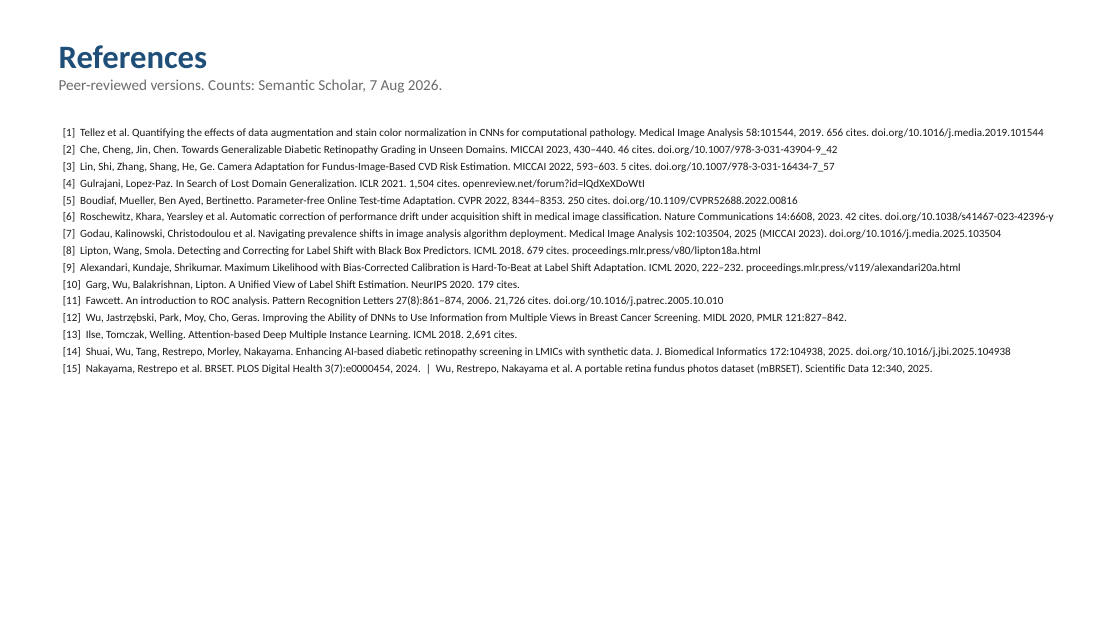
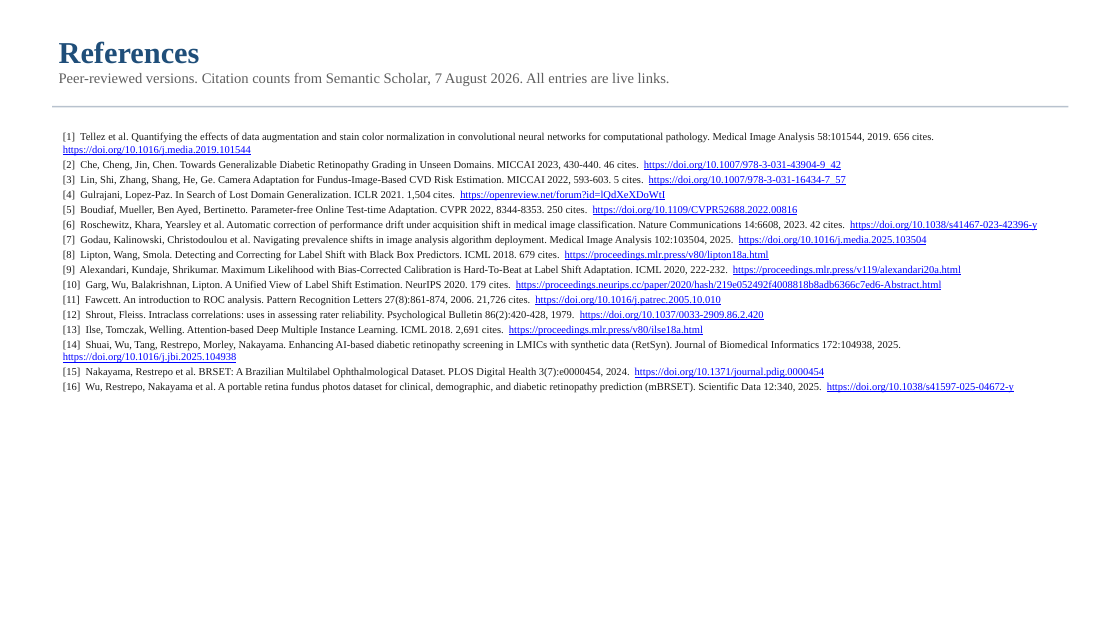
Before and after one commit to Sahith59/brset-convnextv2, a slide deck: slide 9 of presentation/BRSET_Part2_LiteratureReview.pptx (slide 6 before the commit). Drawn at 1120x630 pixels with LibreOffice and Linux fonts; fonts in the diff are those of the drawing. Boxes give left, top, right and bottom in pixels: in the first picture for what was removed or moved away, otherwise in the second. Text is boxed around its words. In the diff, an @@ line names an element or a change of style, - is before the commit and + after.

Commit message:
add the Part 2 running deck and a two-page literature review
BRSET_to_mBRSET_Part2.pptx is the live working deck for the cross-device
problem: the problem, the measured starting line, the gap decomposition, the
literature table with live links, and a seven-step plan. Slides are added as
results land.

The literature review was cut from 2,923 words to 1,019 so it can be read in
five minutes. Monochrome Times New Roman throughout, since coloured headings
and blue links read as decoration rather than content. Everything that was not
a decision, a number, or a citation is gone.

Its substance is the negative result. Three of the four approaches worth
trying are published failures in this exact setting: adversarial adaptation
collapses on real tabletop-to-portable fundus data (MICCAI 2022), domain
generalization does not reliably beat plain training (ICLR 2021), and
test-time adaptation loses up to 66 points under prior shift (CVPR 2022).
Degradation augmentation is the only survivor with peer-reviewed evidence.

The three closest competitors are named rather than omitted: Joseph et al.
(BMJ Open Ophthalmology 2025) adapts across cameras but in the opposite
direction and never treats the cutoff; Roschewitz et al. (MICCAI 2025)
identifies which shift occurred but does not price it; Park et al. (ICCV 2023)
handles joint covariate and label shift but only for single-label softmax.

deck_common.py factors the shared typography out of both build scripts.

```diff
--- a/presentation/BRSET_Part2_LiteratureReview.pptx
+++ b/presentation/BRSET_Part2_LiteratureReview.pptx
@@ text at [59,41,200,64]: size 28 to 26 pt, font Calibri to Times New Roman in "References" @@
@@ text at [59,73,670,86]: text changed; size 13 to 12.5 pt; font Calibri to Times New Roman; text colour #6B6B6B to #5F5F5F @@
-Peer-reviewed versions. Counts: Semantic Scholar, 7 Aug 2026.
+Peer-reviewed versions. Citation counts from Semantic Scholar, 7 August 2026. All entries are live links.
@@ rectangle added at [52,106,1069,108], fill #B8C2CE @@
@@ text at [63,132,1037,393]: text changed; size 9.5 to 9 pt; font Calibri to Times New Roman @@
-[1] Tellez et al. Quantifying the effects of data augmentation and stain color normalization in CNNs for computational pathology. Medical Image Analysis 58:101544, 2019. 656 cites. doi.org/10.1016/j.media.2019.101544
-[2] Che, Cheng, Jin, Chen. Towards Generalizable Diabetic Retinopathy Grading in Unseen Domains. MICCAI 2023, 430–440. 46 cites. doi.org/10.1007/978-3-031-43904-9_42
-[3] Lin, Shi, Zhang, Shang, He, Ge. Camera Adaptation for Fundus-Image-Based CVD Risk Estimation. MICCAI 2022, 593–603. 5 cites. doi.org/10.1007/978-3-031-16434-7_57
-[4] Gulrajani, Lopez-Paz. In Search of Lost Domain Generalization. ICLR 2021. 1,504 cites. openreview.net/forum?id=lQdXeXDoWtI
-[5] Boudiaf, Mueller, Ben Ayed, Bertinetto. Parameter-free Online Test-time Adaptation. CVPR 2022, 8344–8353. 250 cites. doi.org/10.1109/CVPR52688.2022.00816
-[6] Roschewitz, Khara, Yearsley et al. Automatic correction of performance drift under acquisition shift in medical image classification. Nature Communications 14:6608, 2023. 42 cites. doi.org/10.1038/s41467-023-42396-y
-[7] Godau, Kalinowski, Christodoulou et al. Navigating prevalence shifts in image analysis algorithm deployment. Medical Image Analysis 102:103504, 2025 (MICCAI 2023). doi.org/10.1016/j.media.2025.103504
-[8] Lipton, Wang, Smola. Detecting and Correcting for Label Shift with Black Box Predictors. ICML 2018. 679 cites. proceedings.mlr.press/v80/lipton18a.html
-[9] Alexandari, Kundaje, Shrikumar. Maximum Likelihood with Bias-Corrected Calibration is Hard-To-Beat at Label Shift Adaptation. ICML 2020, 222–232. proceedings.mlr.press/v119/alexandari20a.html
-[10] Garg, Wu, Balakrishnan, Lipton. A Unified View of Label Shift Estimation. NeurIPS 2020. 179 cites.
-[11] Fawcett. An introduction to ROC analysis. Pattern Recognition Letters 27(8):861–874, 2006. 21,726 cites. doi.org/10.1016/j.patrec.2005.10.010
-[12] Wu, Jastrzębski, Park, Moy, Cho, Geras. Improving the Ability of DNNs to Use Information from Multiple Views in Breast Cancer Screening. MIDL 2020, PMLR 121:827–842.
-[13] Ilse, Tomczak, Welling. Attention-based Deep Multiple Instance Learning. ICML 2018. 2,691 cites.
-[14] Shuai, Wu, Tang, Restrepo, Morley, Nakayama. Enhancing AI-based diabetic retinopathy screening in LMICs with synthetic data. J. Biomedical Informatics 172:104938, 2025. doi.org/10.1016/j.jbi.2025.104938
-[15] Nakayama, Restrepo et al. BRSET. PLOS Digital Health 3(7):e0000454, 2024. | Wu, Restrepo, Nakayama et al. A portable retina fundus photos dataset (mBRSET). Scientific Data 12:340, 2025.
+[1] Tellez et al. Quantifying the effects of data augmentation and stain color normalization in convolutional neural networks for computational pathology. Medical Image Analysis 58:101544, 2019. 656 cites. https://doi.org/10.1016/j.media.2019.101544
+[2] Che, Cheng, Jin, Chen. Towards Generalizable Diabetic Retinopathy Grading in Unseen Domains. MICCAI 2023, 430-440. 46 cites. https://doi.org/10.1007/978-3-031-43904-9_42
+[3] Lin, Shi, Zhang, Shang, He, Ge. Camera Adaptation for Fundus-Image-Based CVD Risk Estimation. MICCAI 2022, 593-603. 5 cites. https://doi.org/10.1007/978-3-031-16434-7_57
+[4] Gulrajani, Lopez-Paz. In Search of Lost Domain Generalization. ICLR 2021. 1,504 cites. https://openreview.net/forum?id=lQdXeXDoWtI
+[5] Boudiaf, Mueller, Ben Ayed, Bertinetto. Parameter-free Online Test-time Adaptation. CVPR 2022, 8344-8353. 250 cites. https://doi.org/10.1109/CVPR52688.2022.00816
+[6] Roschewitz, Khara, Yearsley et al. Automatic correction of performance drift under acquisition shift in medical image classification. Nature Communications 14:6608, 2023. 42 cites. https://doi.org/10.1038/s41467-023-42396-y
+[7] Godau, Kalinowski, Christodoulou et al. Navigating prevalence shifts in image analysis algorithm deployment. Medical Image Analysis 102:103504, 2025. https://doi.org/10.1016/j.media.2025.103504
+[8] Lipton, Wang, Smola. Detecting and Correcting for Label Shift with Black Box Predictors. ICML 2018. 679 cites. https://proceedings.mlr.press/v80/lipton18a.html
+[9] Alexandari, Kundaje, Shrikumar. Maximum Likelihood with Bias-Corrected Calibration is Hard-To-Beat at Label Shift Adaptation. ICML 2020, 222-232. https://proceedings.mlr.press/v119/alexandari20a.html
+[10] Garg, Wu, Balakrishnan, Lipton. A Unified View of Label Shift Estimation. NeurIPS 2020. 179 cites. https://proceedings.neurips.cc/paper/2020/hash/219e052492f4008818b8adb6366c7ed6-Abstract.html
+[11] Fawcett. An introduction to ROC analysis. Pattern Recognition Letters 27(8):861-874, 2006. 21,726 cites. https://doi.org/10.1016/j.patrec.2005.10.010
+[12] Shrout, Fleiss. Intraclass correlations: uses in assessing rater reliability. Psychological Bulletin 86(2):420-428, 1979. https://doi.org/10.1037/0033-2909.86.2.420
+[13] Ilse, Tomczak, Welling. Attention-based Deep Multiple Instance Learning. ICML 2018. 2,691 cites. https://proceedings.mlr.press/v80/ilse18a.html
+[14] Shuai, Wu, Tang, Restrepo, Morley, Nakayama. Enhancing AI-based diabetic retinopathy screening in LMICs with synthetic data (RetSyn). Journal of Biomedical Informatics 172:104938, 2025. https://doi.org/10.1016/j.jbi.2025.104938
+[15] Nakayama, Restrepo et al. BRSET: A Brazilian Multilabel Ophthalmological Dataset. PLOS Digital Health 3(7):e0000454, 2024. https://doi.org/10.1371/journal.pdig.0000454
+[16] Wu, Restrepo, Nakayama et al. A portable retina fundus photos dataset for clinical, demographic, and diabetic retinopathy prediction (mBRSET). Scientific Data 12:340, 2025. https://doi.org/10.1038/s41597-025-04672-y
```
Also in this commit, not shown: 2 other slides changed, 6 slides added, 3 slides removed, 6 other files.
